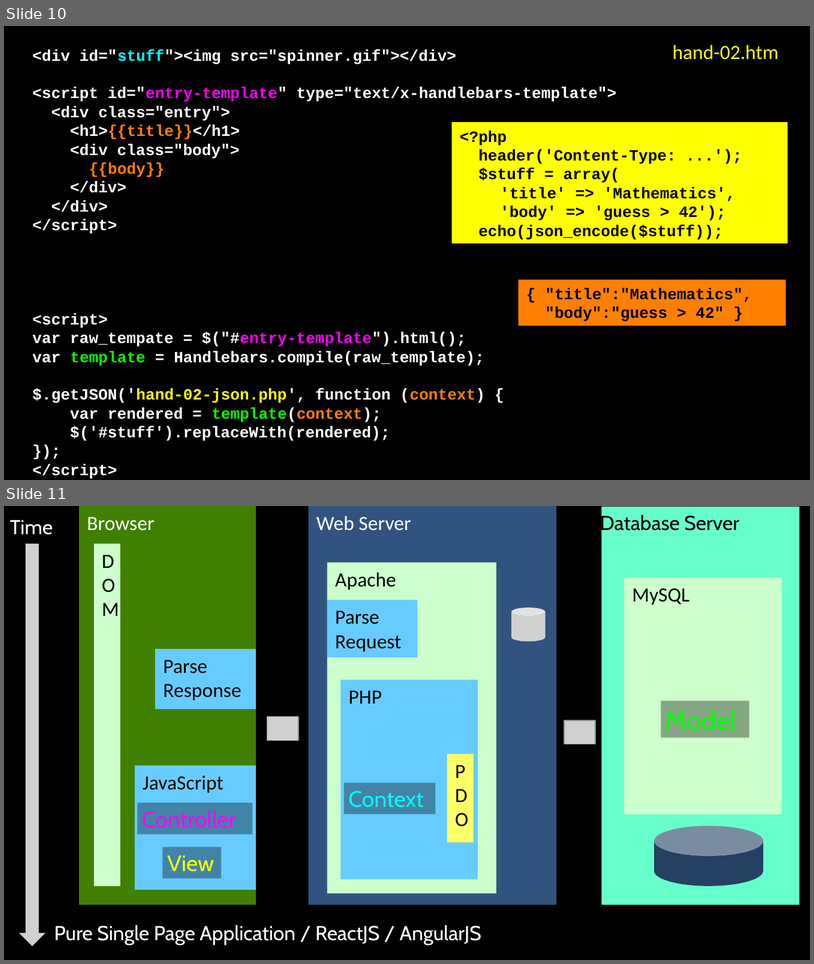
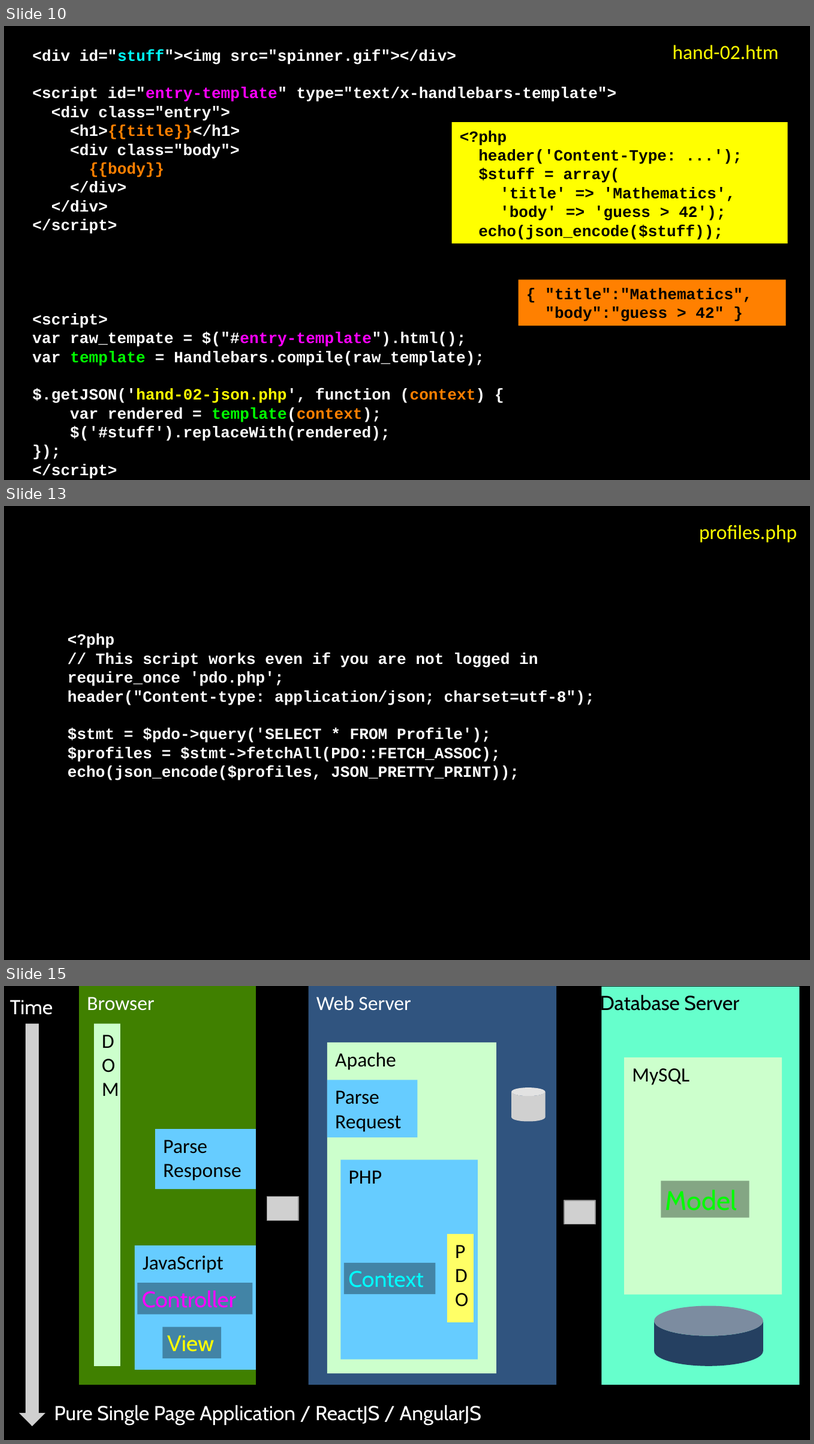
Before and after one commit to csev/wa4e, a slide deck: lectures/JS-05-Handlebars.ppt. Shown one above the other, each under a label of ours: slides 10 and 11 before the commit, slides 10, 13 and 15 after it; the slides between them are not shown. The pictures are 814x964 and 814x1444 pixels, drawn with LibreOffice and Linux fonts; fonts in the diff are those of the drawing; grey boxes stand for pictures. Boxes give left, top, right and bottom in pixels: in the first picture for what was removed or moved away, otherwise in the second. Text is boxed around its words. In the diff, an @@ line names an element or a change of style, - is before the commit and + after.

```diff
--- a/lectures/JS-05-Handlebars.ppt
+++ b/lectures/JS-05-Handlebars.ppt
@@ slide 13 added at [4, 506, 810, 960], background #000000 @@
@@ text added at [699, 525, 797, 543], 18 pt, text #FFFF00 @@
+profiles.php
@@ text added at [68, 634, 595, 780], 14 pt, text #FFFFFF, bold @@
+<?php
+// This script works even if you are not logged in
+require_once 'pdo.php';
+header("Content-type: application/json; charset=utf-8");
+$stmt = $pdo->query('SELECT * FROM Profile');
+$profiles = $stmt->fetchAll(PDO::FETCH_ASSOC);
+echo(json_encode($profiles, JSON_PRETTY_PRINT));
@@ what was slide 11 is now slide 15 @@
```
Also in this commit, not shown: 1 slide changed, 4 other slides added.
